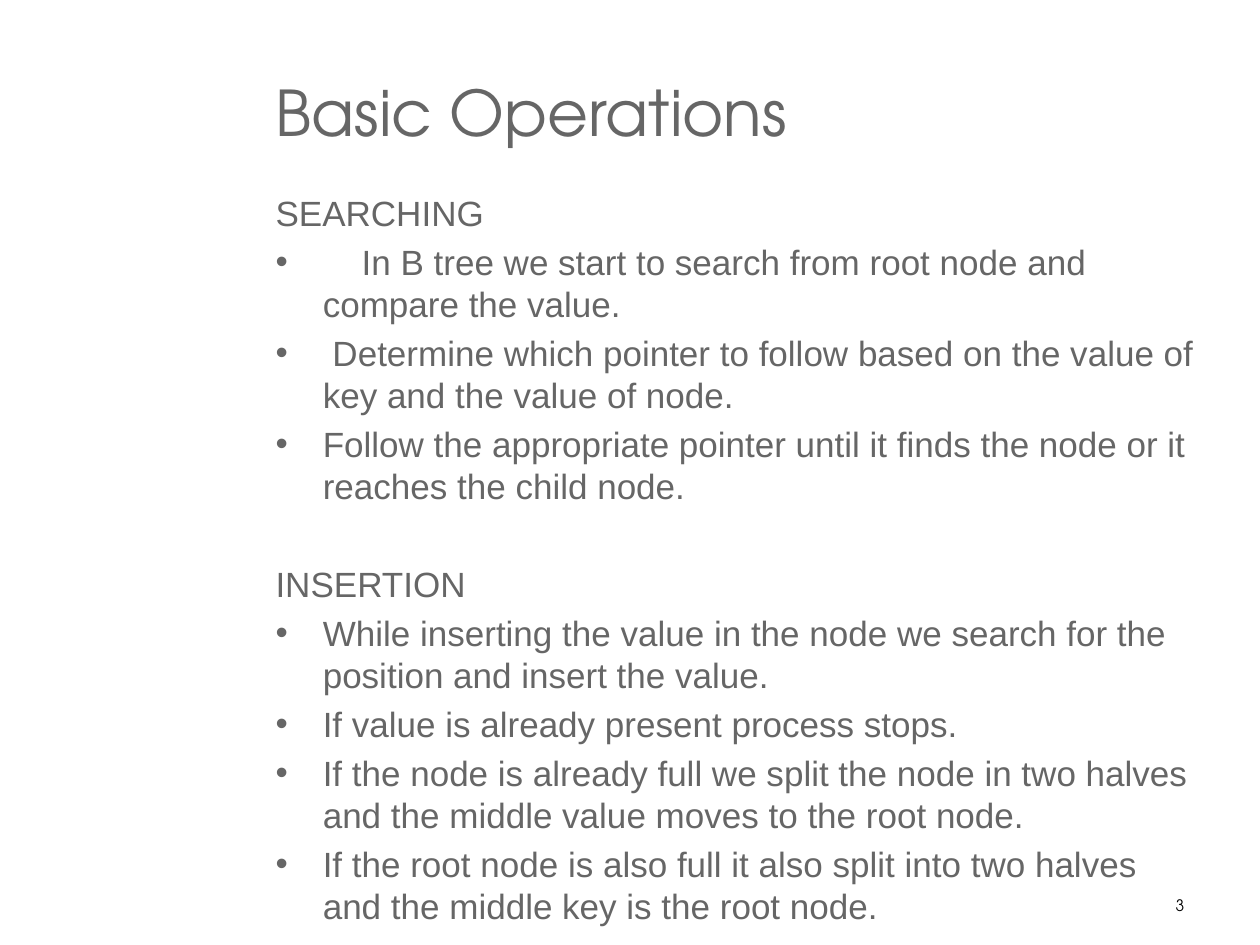
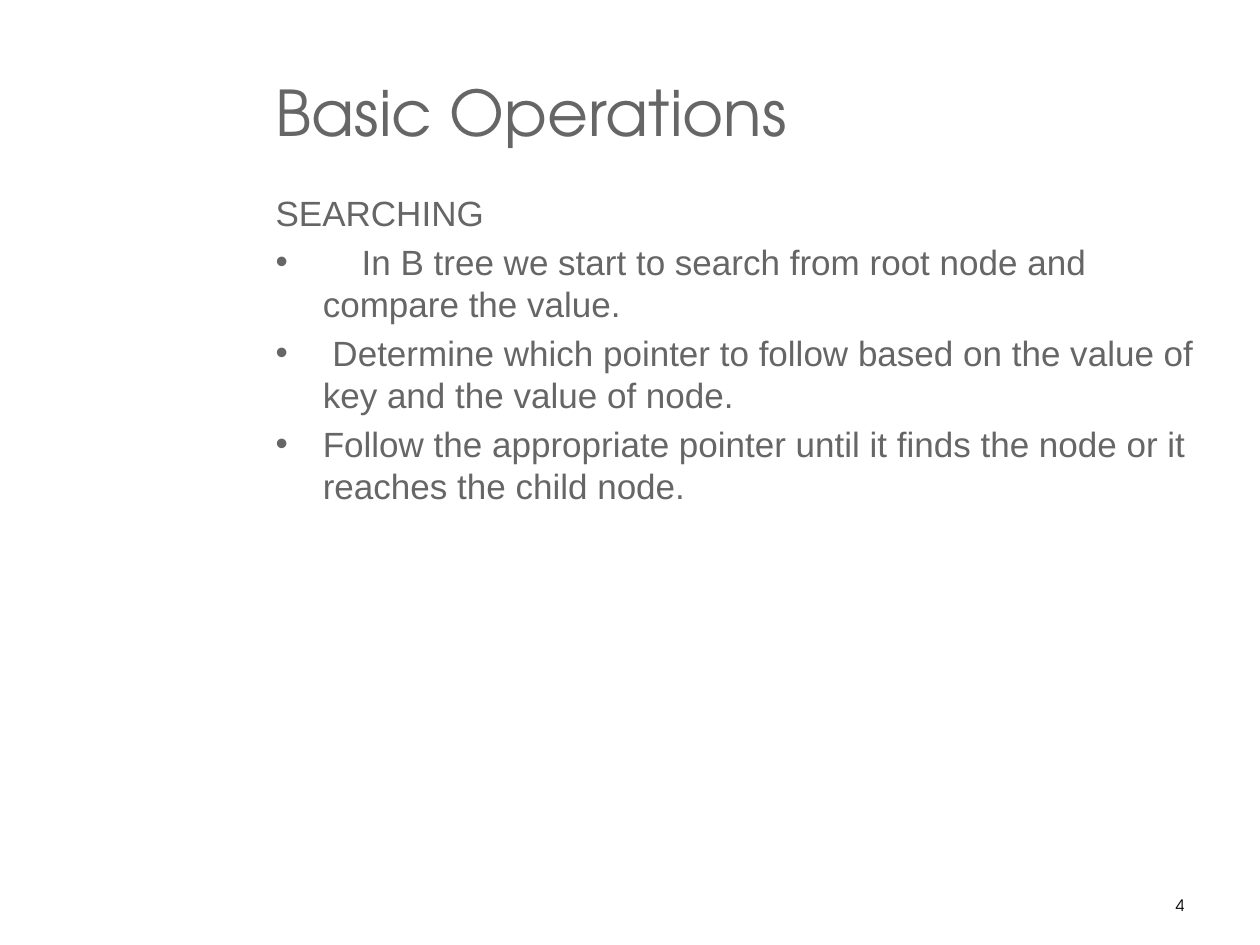
Before and after one commit to praash47/dsa, a slide deck: slide 4 of B_Tree.pptx (slide 3 before the commit). Drawn at 1260x945 pixels with LibreOffice and Linux fonts; fonts in the diff are those of the drawing; background and template pictures are left out. Boxes give left, top, right and bottom in pixels: in the first picture for what was removed or moved away, otherwise in the second. Text is boxed around its words. In the diff, an @@ line names an element or a change of style, - is before the commit and + after.

```diff
--- a/B_Tree.pptx
+++ b/B_Tree.pptx
@@ text at box(276, 572, 1187, 884): paragraphs removed @@
-INSERTION
-• While inserting the value in the node we search for the position and insert the value.
-• If value is already present process stops.
-• If the node is already full we split the node in two halves and the middle value moves to the root node.
-• If the root node is also full it also split into two halves and the middle key is the root node.
@@ page number at box(1176, 899, 1185, 911): text changed @@
-3
+4
```
Also in this commit, not shown: 3 other slides changed, 2 slides added, 1 other file.
